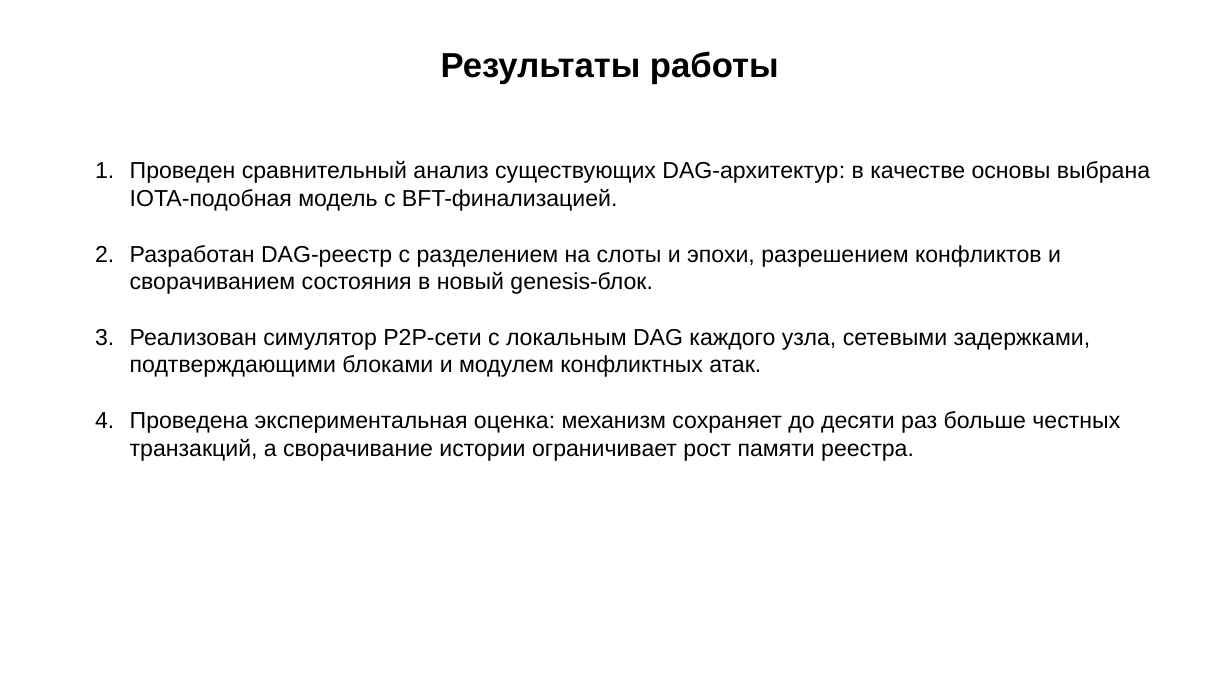
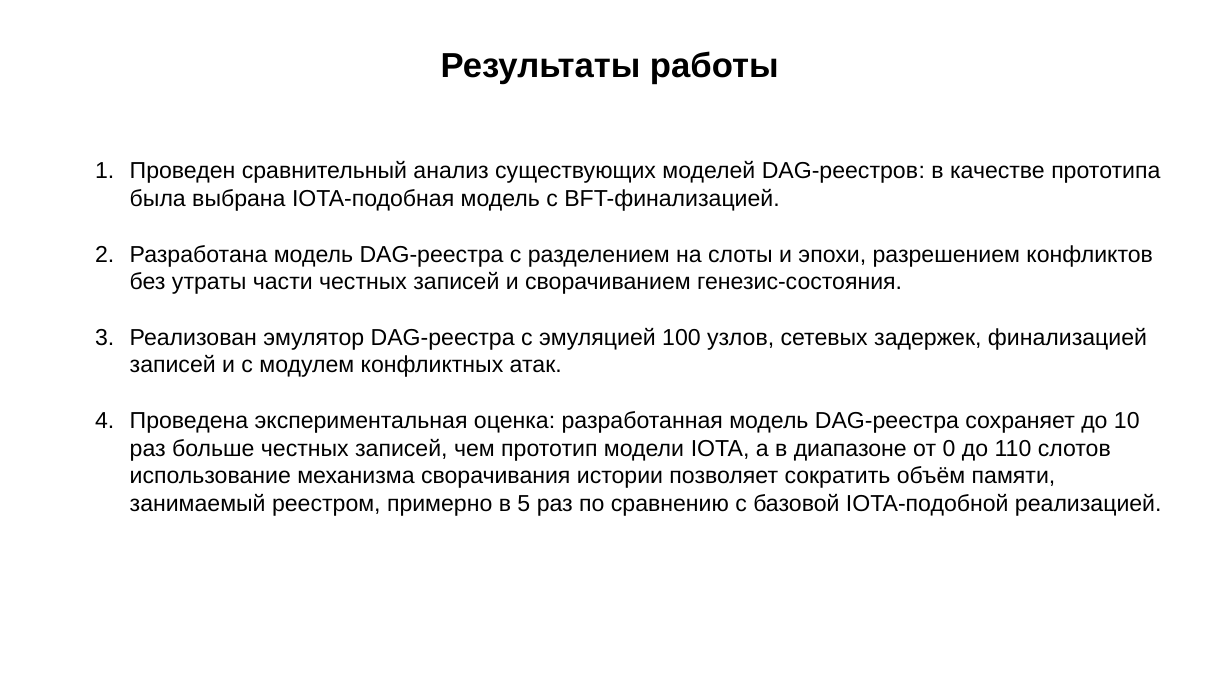
Before and after one commit to ub3r123/My_model, a slide deck: slide 12 of Презентация1.pptx (slide 9 before the commit). Drawn at 1232x693 pixels with LibreOffice and Linux fonts; fonts in the diff are those of the drawing. Boxes give left, top, right and bottom in pixels: in the first picture for what was removed or moved away, otherwise in the second. Text is boxed around its words. In the diff, an @@ line names an element or a change of style, - is before the commit and + after.

```diff
--- a/Презентация1.pptx
+++ b/Презентация1.pptx
@@ text at <box>130,161,1162,516</box>: text changed @@
-1. Проведен сравнительный анализ существующих DAG-архитектур: в качестве основы выбрана IOTA-подобная модель с BFT-финализацией.
-2. Разработан DAG-реестр с разделением на слоты и эпохи, разрешением конфликтов и сворачиванием состояния в новый genesis-блок.
-3. Реализован симулятор P2P-сети с локальным DAG каждого узла, сетевыми задержками, подтверждающими блоками и модулем конфликтных атак.
-4. Проведена экспериментальная оценка: механизм сохраняет до десяти раз больше честных транзакций, а сворачивание истории ограничивает рост памяти реестра.
+1. Проведен сравнительный анализ существующих моделей DAG-реестров: в качестве прототипа была выбрана IOTA-подобная модель с BFT-финализацией.
+2. Разработана модель DAG-реестра с разделением на слоты и эпохи, разрешением конфликтов без утраты части честных записей и сворачиванием генезис-состояния.
+3. Реализован эмулятор DAG-реестра с эмуляцией 100 узлов, сетевых задержек, финализацией записей и с модулем конфликтных атак.
+4. Проведена экспериментальная оценка: разработанная модель DAG-реестра сохраняет до 10 раз больше честных записей, чем прототип модели IOTA, а в диапазоне от 0 до 110 слотов использование механизма сворачивания истории позволяет сократить объём памяти, занимаемый реестром, примерно в 5 раз по сравнению с базовой IOTA-подобной реализацией.
```
Also in this commit, not shown: 7 other slides changed, 7 slides added, 2 slides removed, 3 other files.
